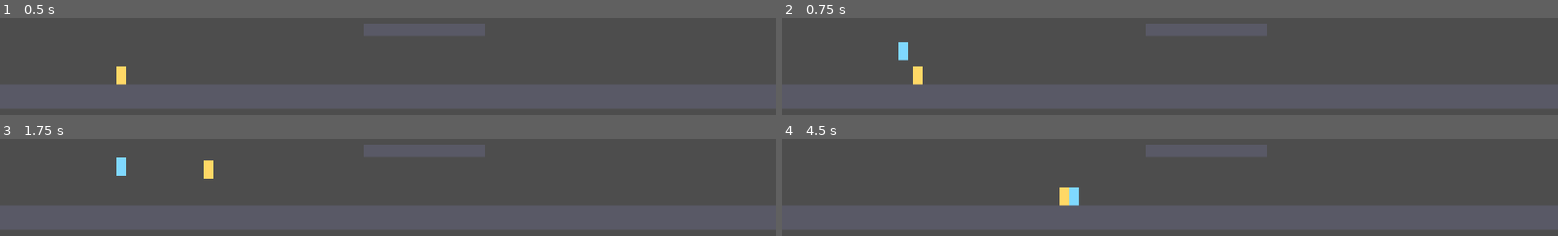
Above: before the commit, frames 1-4 (two rows, left to right).
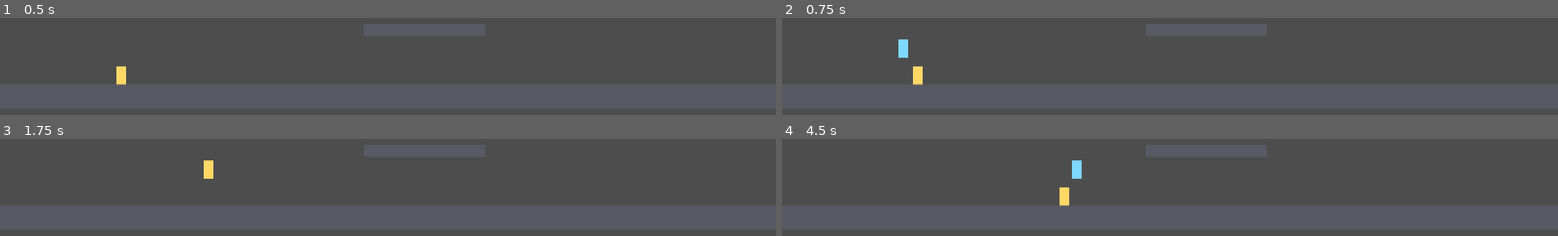
Above: after the commit, the same moments.

Repository: cesarvangerwen-glitch/echoborn
Game: Godot game, scene res://scenes/main.tscn
Two runs of this game, one before a commit and one after it. Both use one fixed random seed, a clock stepped at 60 frames per second and the inputs below.
Inputs (mouse positions are in pixels of both pictures, inside the frame that each line leads up to):
- Up to frame 1 (0.5 s): no input
- Up to frame 2 (0.75 s): tap Enter (p2_join) at 0.5 s; move the mouse to (outside the picture) at 0.52 s; hold D from 0.53 s (still down); hold Ctrl (p2_attack) from 0.53 s (still down); click (outside the picture) at 0.67 s
- Up to frame 3 (1.75 s): keep holding D; tap Space at 0.77, 1.52 s; tap Enter (p2_join) at 0.8, 1.35 s; move the mouse to (232, 142) at 1.27 s; release Ctrl (p2_attack) at 1.28 s; tap Backspace (p2_leave) at 1.55 s
- Up to frame 4 (4.5 s): move the mouse to (outside the picture) at 2.02 s; release D at 2.03 s; hold A 2.03-2.78 s; hold Backspace (p2_leave) 2.03-2.78 s; tap Ctrl (p2_attack) at 2.3, 4.35 s; move the mouse to (1131, 207) at 2.77 s; hold D 2.78-4.28 s; tap E (p1_attack) at 2.85 s; click (1131, 207) at 2.92 s; tap Space at 3.02, 3.5, 3.77 s; tap Enter (p2_join) at 3.05, 4.25 s; move the mouse to (1402, 185) at 3.52 s; hold Backspace (p2_leave) 3.53-4.28 s; tap Shift (p1_dash) at 3.6 s; move the mouse to (outside the picture) at 4.27 s; hold A from 4.28 s (still down)

Frame 1 is identical in both runs. In frame 2, less than 0.1% of the frame differs, in the area x 15-17%, y 22-44%; in frame 3, 0.2%; in frame 4, 0.5%, in the area x 37-39%, y 22-69%.

Commit message:
[engine-platform-programmer] Demo: P2 meedoen/stoppen via p2_join/p2_leave; ontwerp.md naar input.md §2a (#101)
Co-Authored-By: Claude Opus 5.5 <noreply@anthropic.com>
Claude-Session: https://claude.ai/code/session_01L3XQzgddeigmSXguKH8wJQ

Diff:
--- a/game/scenes/main.gd
+++ b/game/scenes/main.gd
@@ -5,8 +5,9 @@
 ## P1: A/D lopen, spatie springen, linker Shift dash, E aanval, Q 0,5 s
 ## vasthouden = Loslaten (E-09). Spring op je echo: landen geeft je dash
 ## terug, springen vanaf de echo is een bounce (E-07a). Debug: F1/F2/F3 zet
-## D op 90/120/180 ticks (1,5/2/3 s; telt als reset). Rechter Ctrl laat P2
-## meedoen of stoppen (pijltjes + Enter); zolang P2 meedoet, is er geen echo
+## D op 90/120/180 ticks (1,5/2/3 s; telt als reset). Enter laat P2 meedoen,
+## Backspace laat P2 stoppen (pijltjes + Enter + rechter Ctrl, `input.md`
+## §2a); zolang P2 meedoet, is er geen echo
 ## (C-01). De echte drop-in en drop-out (C-03, C-05) komen in T16c; de
 ## flow-kamer in T16b.
 
@@ -56,13 +57,13 @@
 		_tail = int(options[DEBUG_TAIL_KEYS[event.physical_keycode]])
 		if _echo:
 			_echo.set_tail_ticks(_tail, _sim.tick)
-	elif event.is_action_pressed("p2_attack") and _p2 == null:
+	elif event.is_action_pressed("p2_join") and _p2 == null:
 		_p2 = PlayerActor.new()
 		_p2.setup(2, DeviceInput.new(2), PLAYER_COLORS[1])
 		_p2.position = _p1.position
 		_sim.add_player(_p2)
 		_echo = null  # de Sim heeft hem weggehaald (C-01)
-	elif event.is_action_pressed("p2_attack") and _p2 != null:
+	elif event.is_action_pressed("p2_leave") and _p2 != null:
 		_sim.remove_player(_p2)
 		_p2 = null
 		_add_echo()
Not shown, changed: docs/tech/ontwerp.md
